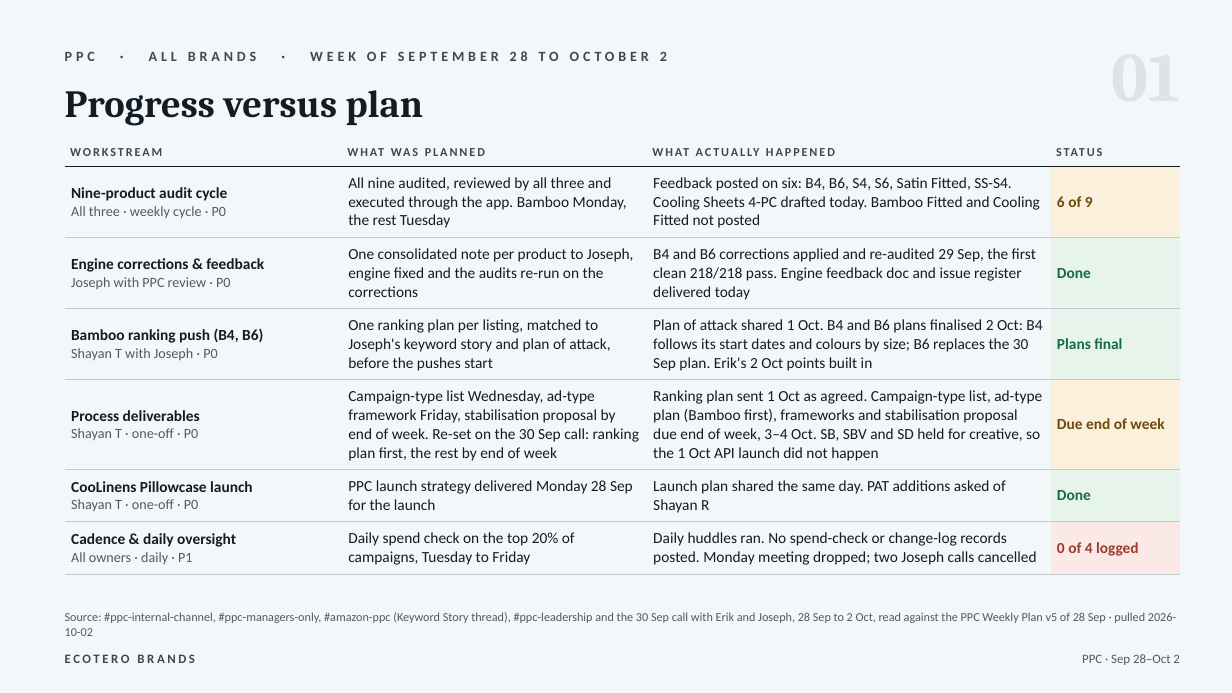
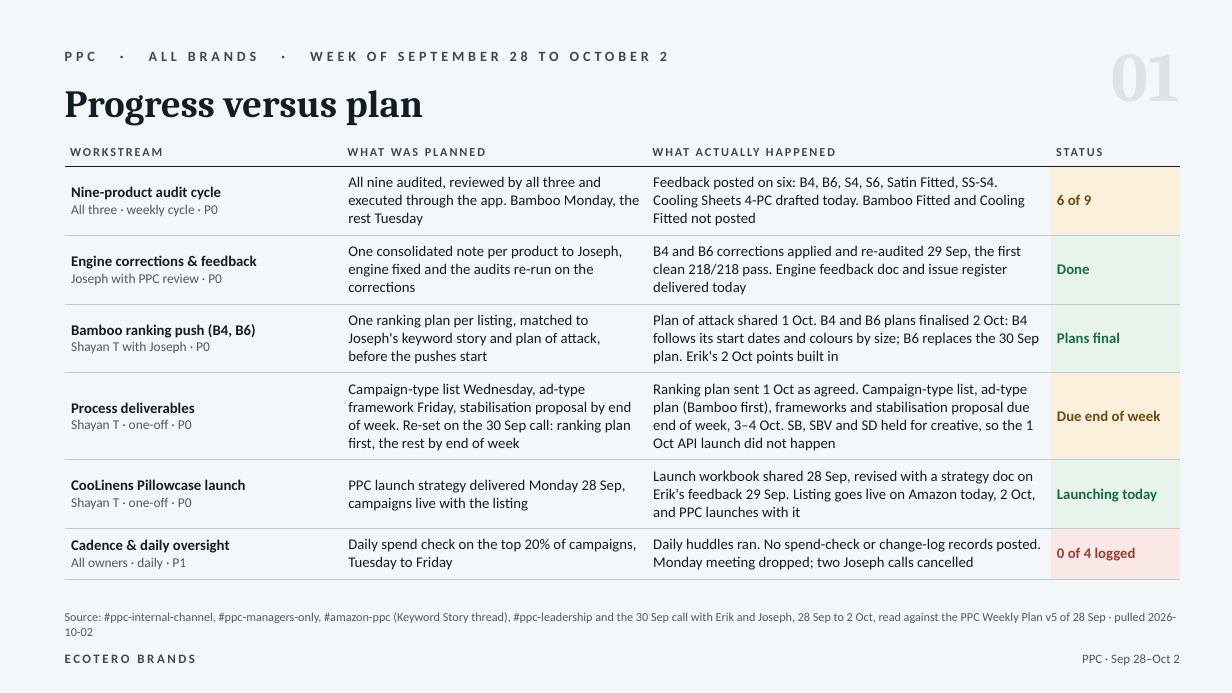
Before and after one commit to zarlish-web/PPC-Audit-, a slide deck: slide 2 of deliverables/PPC_Weekly_Review_Sep28-Oct2.pptx. Drawn at 1232x693 pixels with LibreOffice and Linux fonts; fonts in the diff are those of the drawing. Boxes give left, top, right and bottom in pixels: in the first picture for what was removed or moved away, otherwise in the second. Text is boxed around its words. In the diff, an @@ line names an element or a change of style, - is before the commit and + after.

```diff
--- a/deliverables/PPC_Weekly_Review_Sep28-Oct2.pptx
+++ b/deliverables/PPC_Weekly_Review_Sep28-Oct2.pptx
@@ table at (x1=65, y1=143, x2=1180, y2=574) @@
-row 6: CooLinens Pillowcase launch / Shayan T · one-off · P0 | PPC launch strategy delivered Monday 28 Sep for the launch | Launch plan shared the same day. PAT additions asked of Shayan R | Done
+row 6: CooLinens Pillowcase launch / Shayan T · one-off · P0 | PPC launch strategy delivered Monday 28 Sep, campaigns live with the listing | Launch workbook shared 28 Sep, revised with a strategy doc on Erik's feedback 29 Sep. Listing goes live on Amazon today, 2 Oct, and PPC launches with it | Launching today
@@ size 12 to 11.5 pt in "Nine-product audit cycle", "All nine audited, reviewed by all three ...", "Feedback posted on six: B4, B6, S4, ...", "6 of 9" and 17 more places @@
@@ size 11 to 10.5 pt in "All three · weekly cycle · P0", "Joseph with PPC review · P0", "Shayan T with Joseph · P0", "Shayan T · one-off · P0" and 2 more places @@
```
Also in this commit, not shown: 2 other slides changed.
